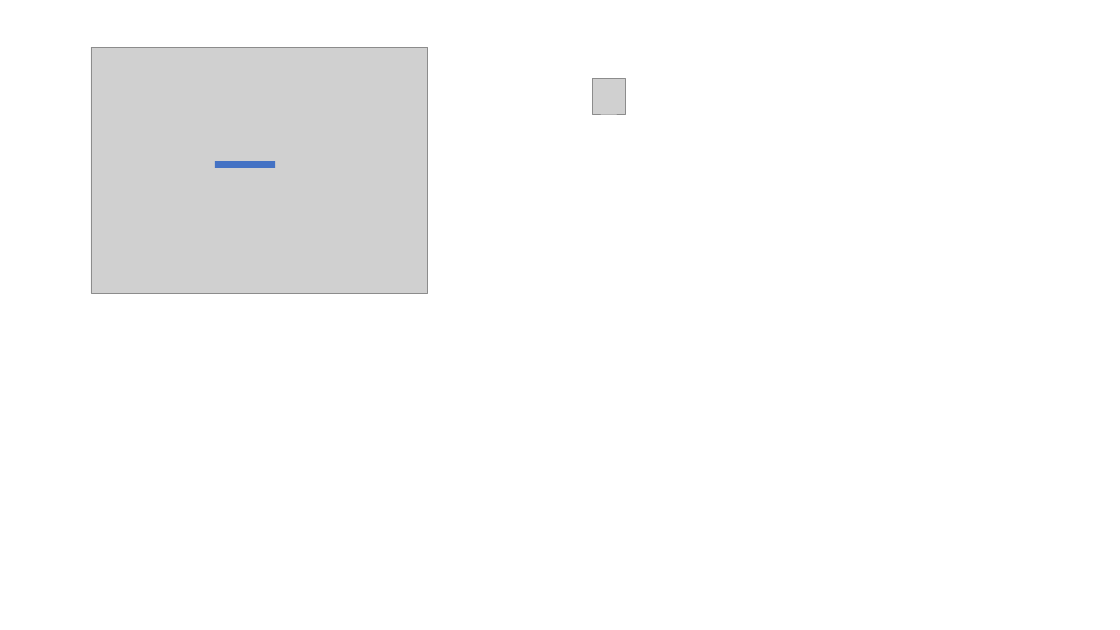
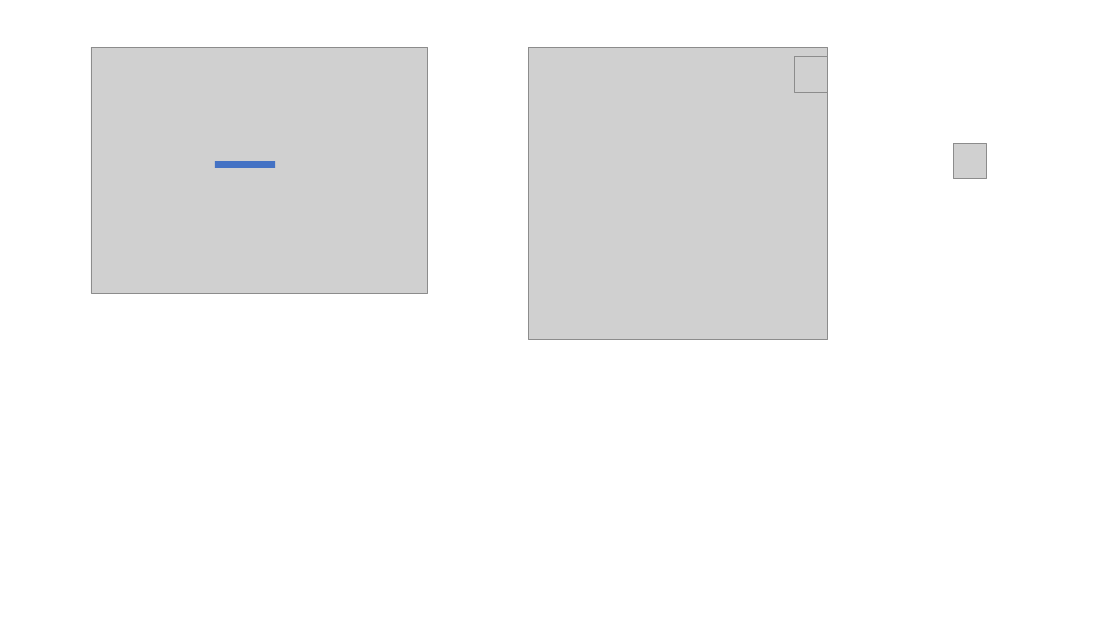
Before and after one commit to milexm/AI, a slide deck: slide 4 of media/AI.pptx. Drawn at 1120x630 pixels with LibreOffice and Linux fonts; fonts in the diff are those of the drawing; grey boxes stand for pictures. Boxes give left, top, right and bottom in pixels: in the first picture for what was removed or moved away, otherwise in the second. Text is boxed around its words. In the diff, an @@ line names an element or a change of style, - is before the commit and + after.

```diff
--- a/media/AI.pptx
+++ b/media/AI.pptx
@@ picture added at <box>528,47,828,339</box> @@
@@ picture: place and size @@
-picture at <box>592,78,625,114</box>
+picture at <box>795,56,828,92</box>
@@ picture added at <box>954,143,986,179</box> @@
```
Also in this commit, not shown: 2 other files.
